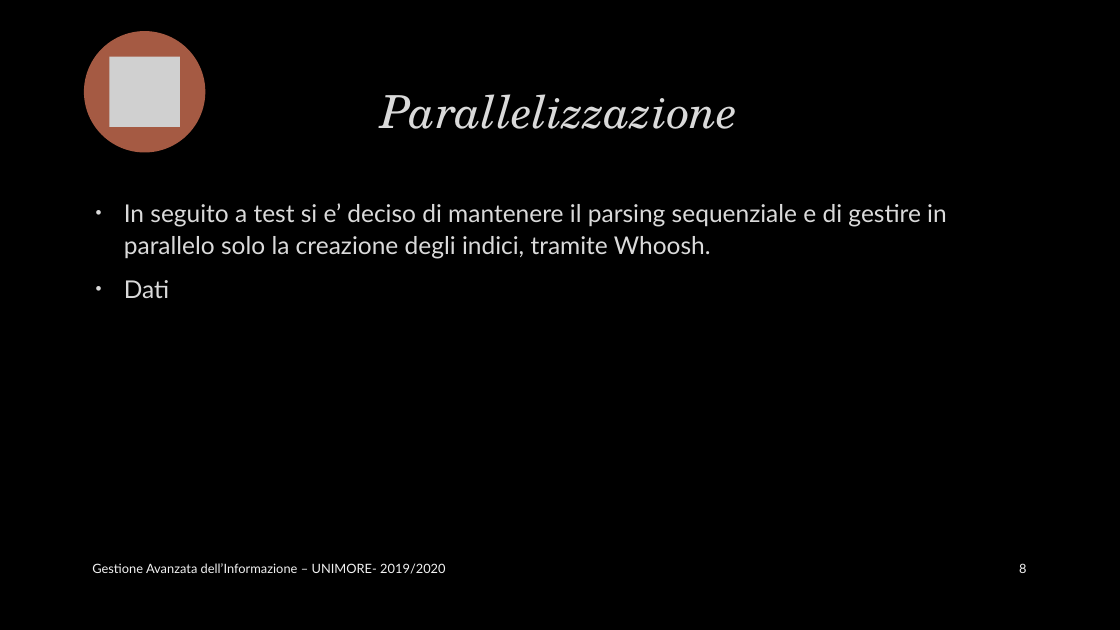
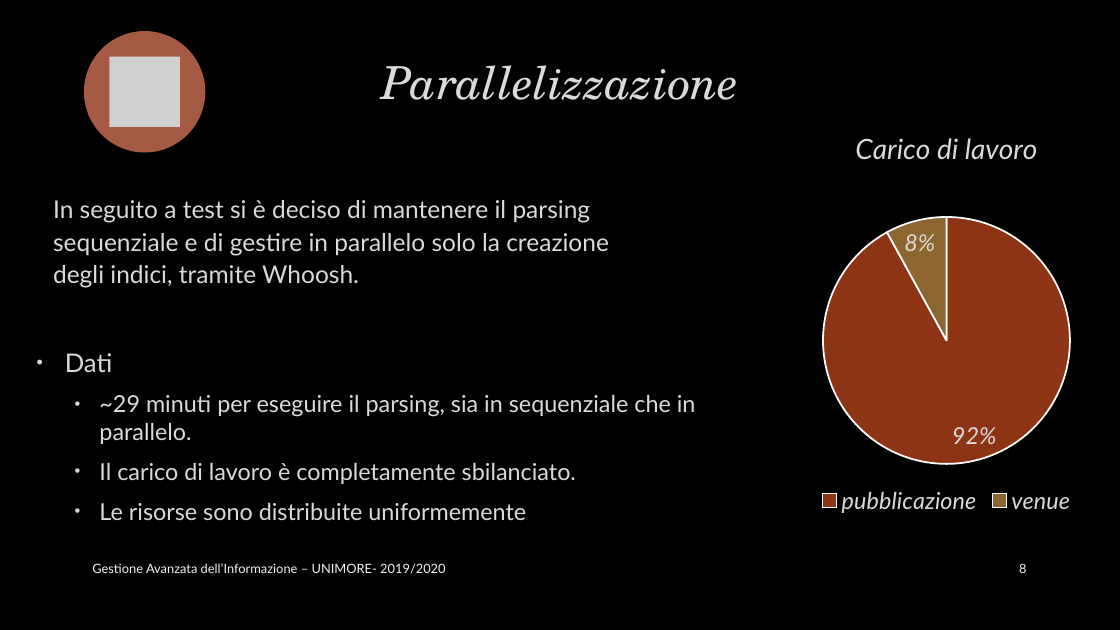
Before and after one commit to marcopiccinni/Search-Engine-for-DBLP, a slide deck: slide 8 of Doc-it.pptx. Drawn at 1120x630 pixels with LibreOffice and Linux fonts; fonts in the diff are those of the drawing; grey boxes stand for pictures; background and template pictures are left out. Boxes give left, top, right and bottom in pixels: in the first picture for what was removed or moved away, otherwise in the second. Text is boxed around its words. In the diff, an @@ line names an element or a change of style, - is before the commit and + after.

```diff
--- a/Doc-it.pptx
+++ b/Doc-it.pptx
@@ title "Parallelizzazione": place and size @@
-title "Parallelizzazione" at [381,94,738,129]
+title "Parallelizzazione" at [382,65,739,100]
@@ pie chart added at [634,110,1120,520] @@
+title "Carico di lavoro "
+categories: pubblicazione, venue
+Series 1: 0.92, 0.08
@@ text at [53,200,609,288]: text changed @@
-• In seguito a test si e’ deciso di mantenere il parsing sequenziale e di gestire in parallelo solo la creazione degli indici, tramite Whoosh.
-• Dati
+In seguito a test si è deciso di mantenere il parsing sequenziale e di gestire in parallelo solo la creazione degli indici, tramite Whoosh.
@@ text added at [65,353,696,520], 20 pt, text #DADADA @@
+• Dati
+  • ~29 minuti per eseguire il parsing, sia in sequenziale che in parallelo.
+  • Il carico di lavoro è completamente sbilanciato.
+  • Le risorse sono distribuite uniformemente
```
Also in this commit, not shown: 5 other slides changed, 1 other file.
